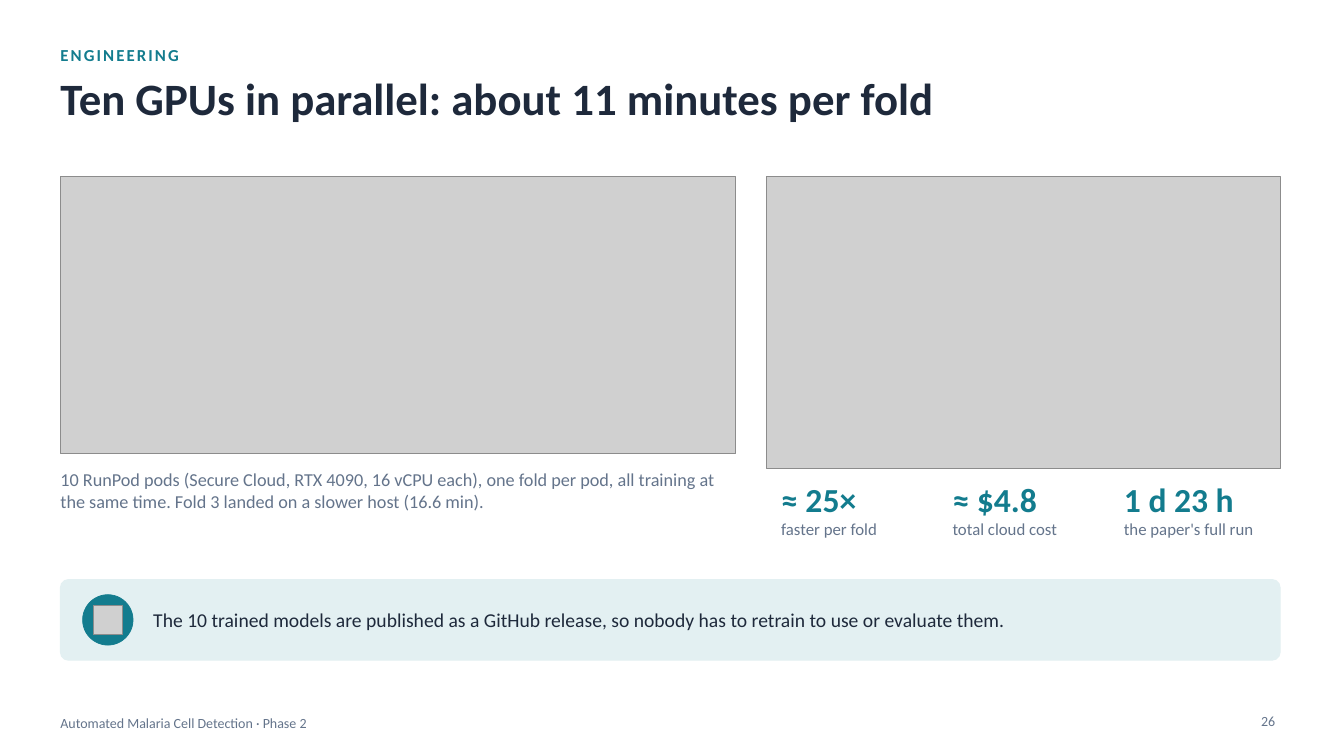
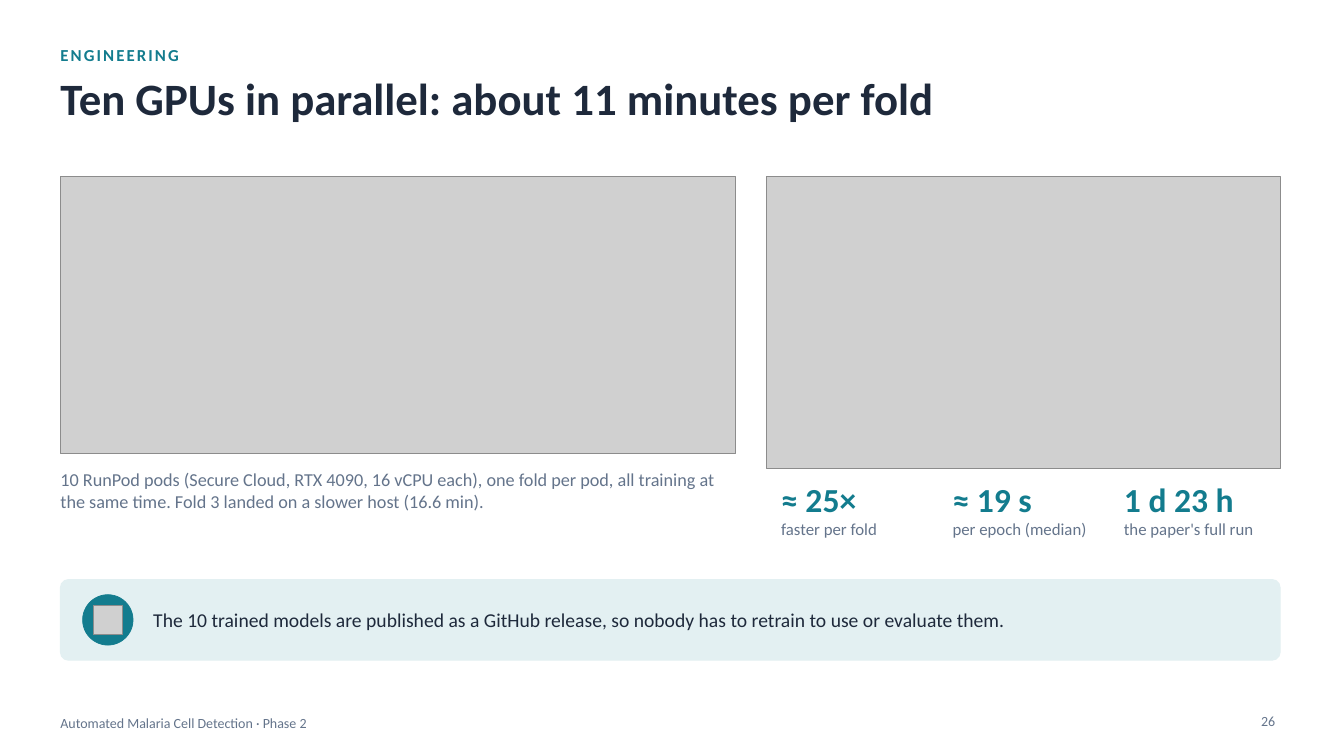
Before and after one commit to amathziah/malaria-detection, a slide deck: slide 26 of slides/Malaria_Phase2_Long.pptx. Drawn at 1344x756 pixels with LibreOffice and Linux fonts; fonts in the diff are those of the drawing; grey boxes stand for pictures. Boxes give left, top, right and bottom in pixels: in the first picture for what was removed or moved away, otherwise in the second. Text is boxed around its words. In the diff, an @@ line names an element or a change of style, - is before the commit and + after.

```diff
--- a/slides/Malaria_Phase2_Long.pptx
+++ b/slides/Malaria_Phase2_Long.pptx
@@ text at (x1=953, y1=490, x2=1086, y2=538): text changed @@
-≈ $4.8
-total cloud cost
+≈ 19 s
+per epoch (median)
```
Also in this commit, not shown: 6 other files.
